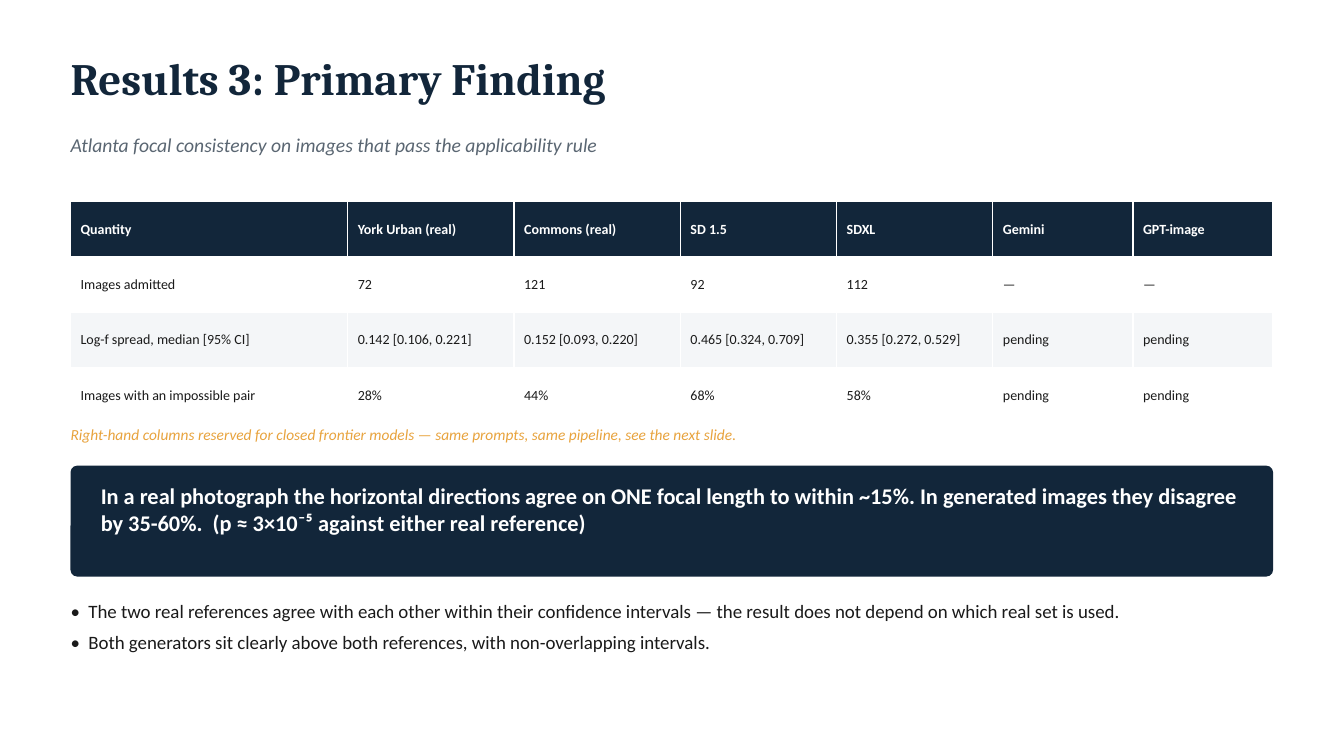
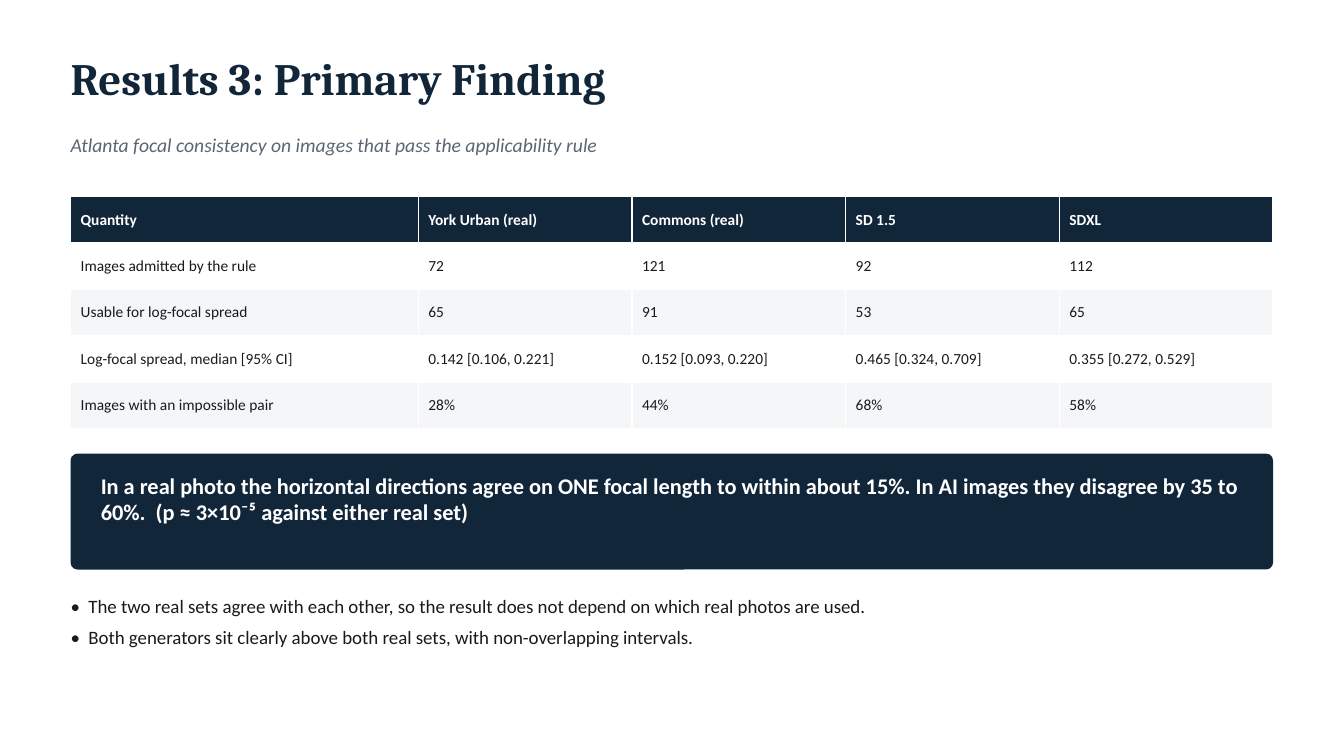
Before and after one commit to eesha5/vanishing-truth, a slide deck: slide 13 of docs/report/CA3_Presentation_Geometric_Consistency.pptx. Drawn at 1344x756 pixels with LibreOffice and Linux fonts; fonts in the diff are those of the drawing. Boxes give left, top, right and bottom in pixels: in the first picture for what was removed or moved away, otherwise in the second. Text is boxed around its words. In the diff, an @@ line names an element or a change of style, - is before the commit and + after.

```diff
--- a/docs/report/CA3_Presentation_Geometric_Consistency.pptx
+++ b/docs/report/CA3_Presentation_Geometric_Consistency.pptx
@@ table at <box>71,197,1273,429</box> @@
-Quantity | York Urban (real) | Commons (real) | SD 1.5 | SDXL | Gemini | GPT-image
-Images admitted | 72 | 121 | 92 | 112 | — | —
-Log-f spread, median [95% CI] | 0.142 [0.106, 0.221] | 0.152 [0.093, 0.220] | 0.465 [0.324, 0.709] | 0.355 [0.272, 0.529] | pending | pending
-Images with an impossible pair | 28% | 44% | 68% | 58% | pending | pending
+Quantity | York Urban (real) | Commons (real) | SD 1.5 | SDXL
+Images admitted by the rule | 72 | 121 | 92 | 112
+Usable for log-focal spread | 65 | 91 | 53 | 65
+Log-focal spread, median [95% CI] | 0.142 [0.106, 0.221] | 0.152 [0.093, 0.220] | 0.465 [0.324, 0.709] | 0.355 [0.272, 0.529]
+Images with an impossible pair | 28% | 44% | 68% | 58%
@@ table: place and size @@
-table at <box>71,202,1273,423</box>
+table at <box>71,197,1273,429</box>
@@ text removed at <box>71,429,736,443</box> @@
-Right-hand columns reserved for closed frontier models — same prompts, same pipeline, see the next slide.
@@ rounded rectangle: place and size @@
-rounded rectangle at <box>71,466,1273,577</box>
+rounded rectangle at <box>71,454,1273,570</box>
@@ text at <box>101,478,1238,524</box>: text changed @@
-In a real photograph the horizontal directions agree on ONE focal length to within ~15%. In generated images they disagree by 35-60%. (p ≈ 3×10⁻⁵ against either real reference)
+In a real photo the horizontal directions agree on ONE focal length to within about 15%. In AI images they disagree by 35 to 60%. (p ≈ 3×10⁻⁵ against either real set)
@@ text at <box>88,600,865,648</box>: text changed @@
-• The two real references agree with each other within their confidence intervals — the result does not depend on which real set is used.
-• Both generators sit clearly above both references, with non-overlapping intervals.
+• The two real sets agree with each other, so the result does not depend on which real photos are used.
+• Both generators sit clearly above both real sets, with non-overlapping intervals.
```
Also in this commit, not shown: 17 other slides changed, 3 slides added, 2 slides removed, 7 other files.
